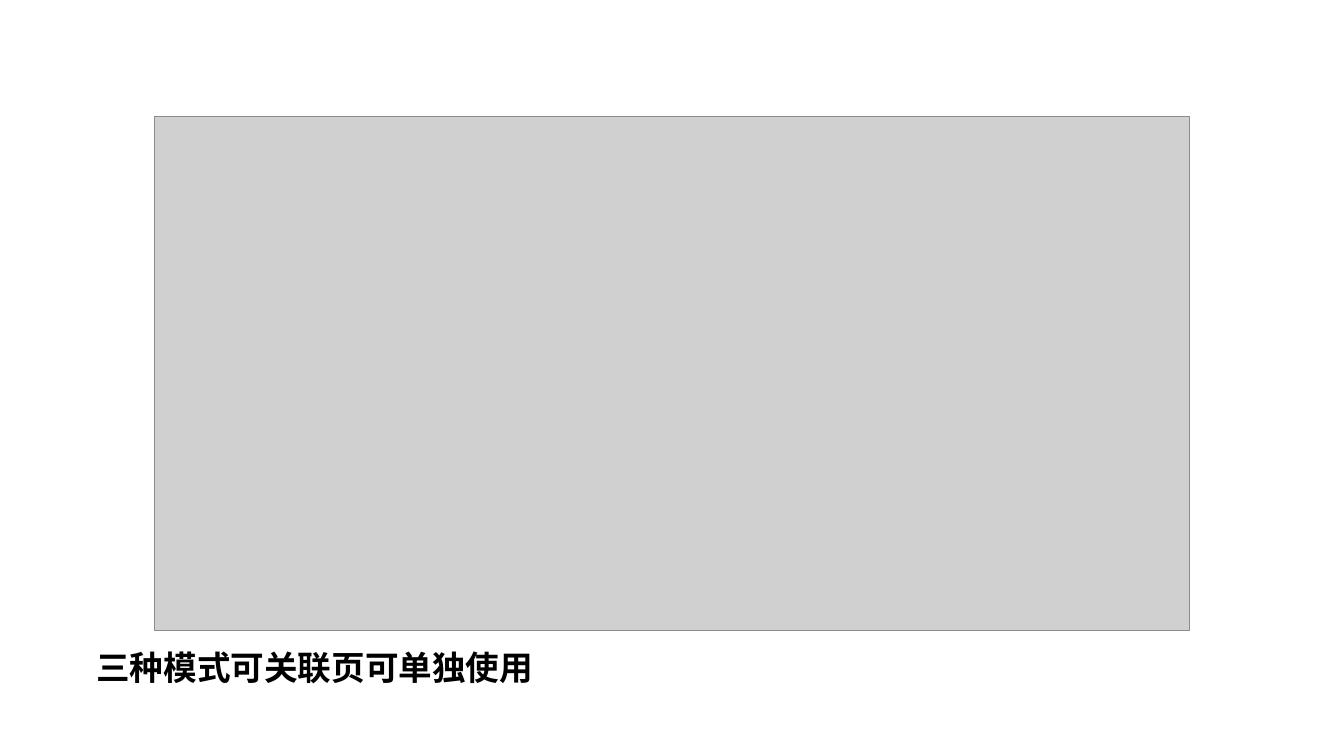
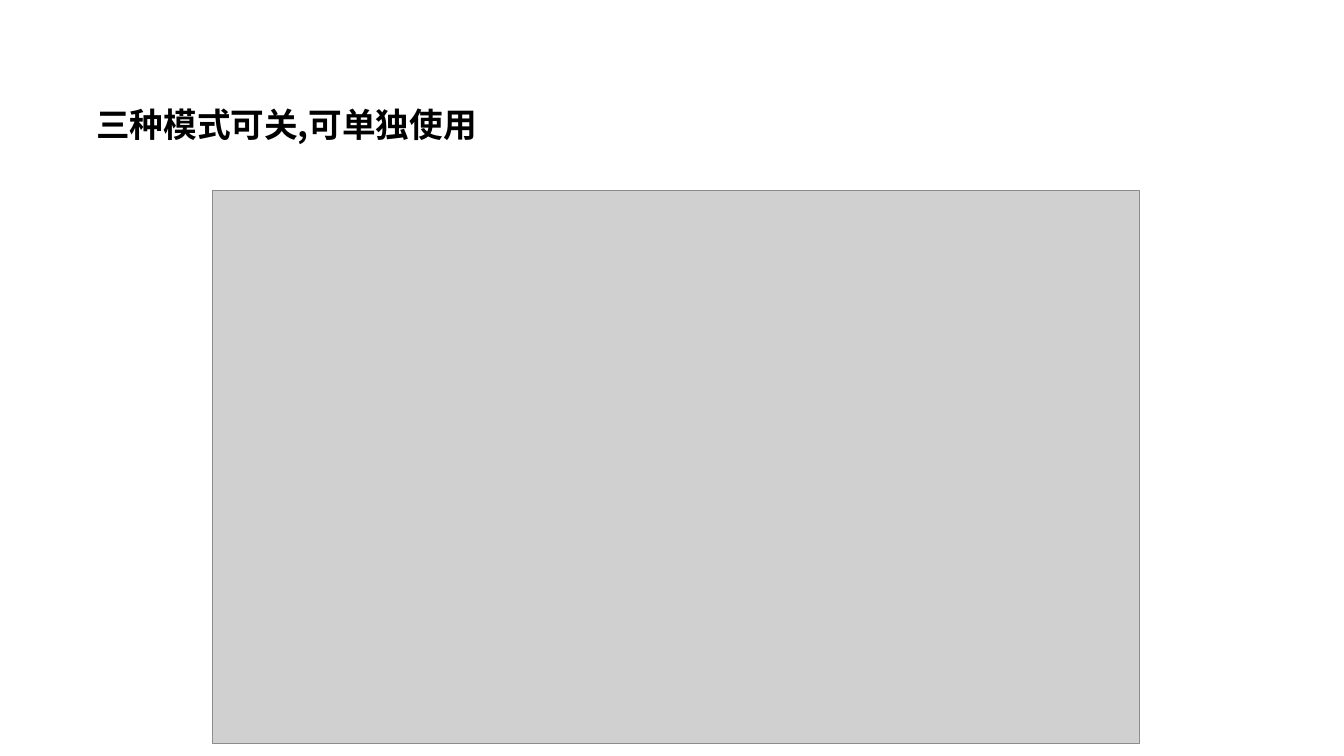
Before and after one commit to czyt1988/data-workbench, a slide deck: slide 12 of doc/DataWorkFlow-chart.pptx (slide 11 before the commit). Drawn at 1344x756 pixels with LibreOffice and Linux fonts; fonts in the diff are those of the drawing; grey boxes stand for pictures. Boxes give left, top, right and bottom in pixels: in the first picture for what was removed or moved away, otherwise in the second. Text is boxed around its words. In the diff, an @@ line names an element or a change of style, - is before the commit and + after.

```diff
--- a/doc/DataWorkFlow-chart.pptx
+++ b/doc/DataWorkFlow-chart.pptx
@@ text at bbox=[96, 108, 477, 144]: text changed @@
-三种模式可关联页可单独使用
+三种模式可关,可单独使用
@@ picture: place and size @@
-picture at bbox=[154, 117, 1191, 630]
+picture at bbox=[213, 191, 1140, 744]
```
Also in this commit, not shown: 8 other slides changed, 5 slides added, 1 slide removed, 25 other files.
